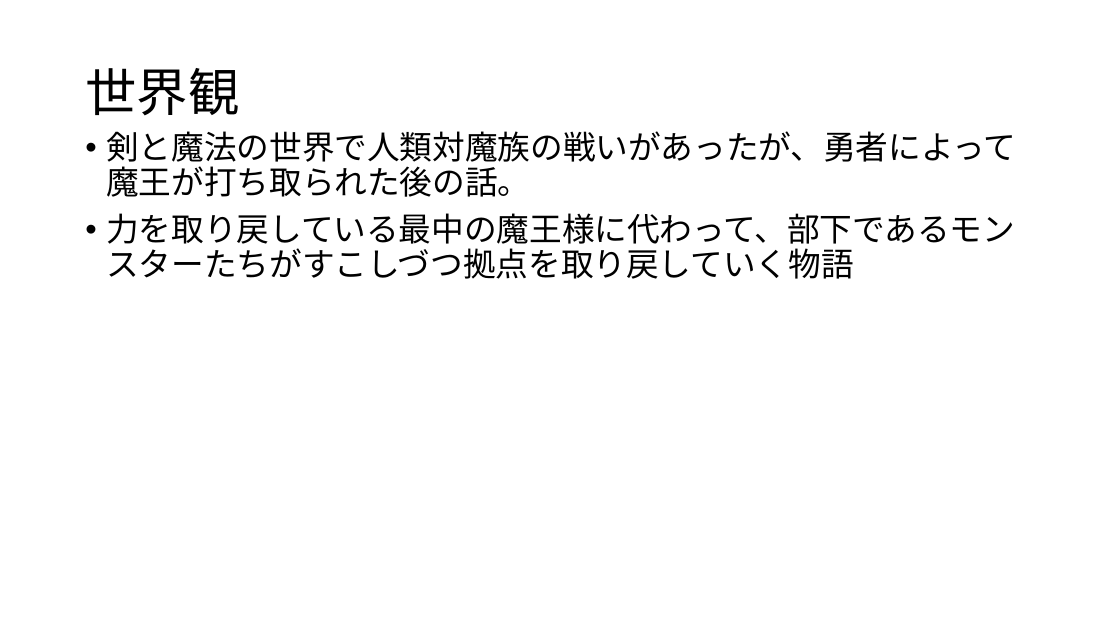
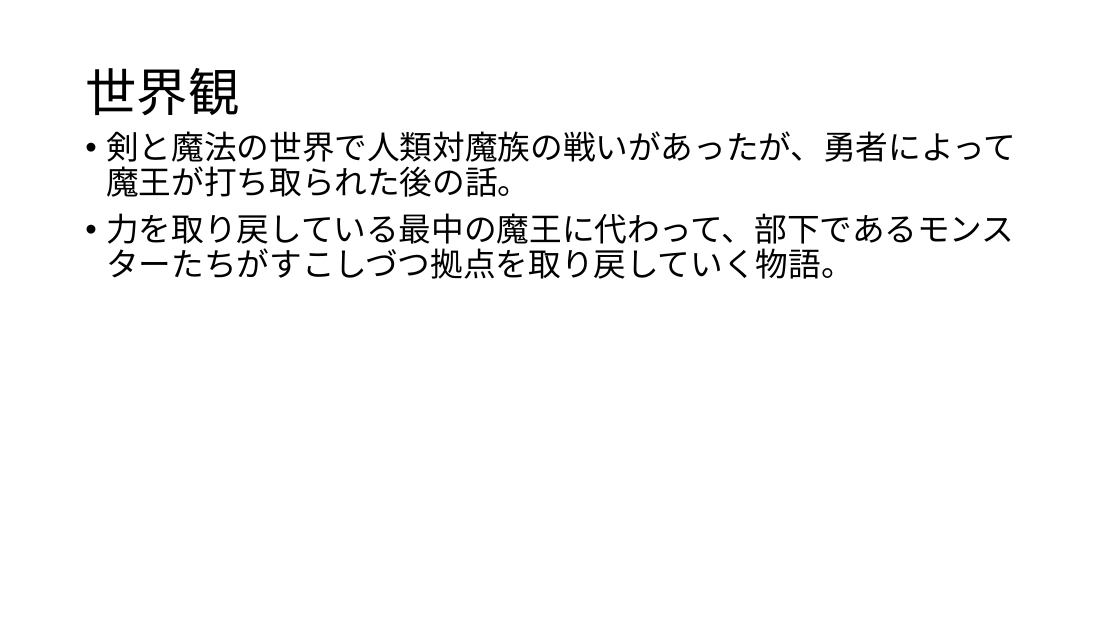
Before and after one commit to 2022Game/15Hirota, a slide deck: slide 2 of 3DLv2_2023_vs2019_Game/Plan/ゲームプレゼンテーション.pptx. Drawn at 1120x630 pixels with LibreOffice and Linux fonts; fonts in the diff are those of the drawing. Boxes give left, top, right and bottom in pixels: in the first picture for what was removed or moved away, otherwise in the second. Text is boxed around its words. In the diff, an @@ line names an element or a change of style, - is before the commit and + after.

```diff
--- a/3DLv2_2023_vs2019_Game/Plan/ゲームプレゼンテーション.pptx
+++ b/3DLv2_2023_vs2019_Game/Plan/ゲームプレゼンテーション.pptx
@@ text at box(106, 213, 1014, 279): text changed @@
-• 力を取り戻している最中の魔王様に代わって、部下であるモンスターたちがすこしづつ拠点を取り戻していく物語
+• 力を取り戻している最中の魔王に代わって、部下であるモンスターたちがすこしづつ拠点を取り戻していく物語。
```
Also in this commit, not shown: 4 other slides changed, 1 slide removed, 7 other files.
